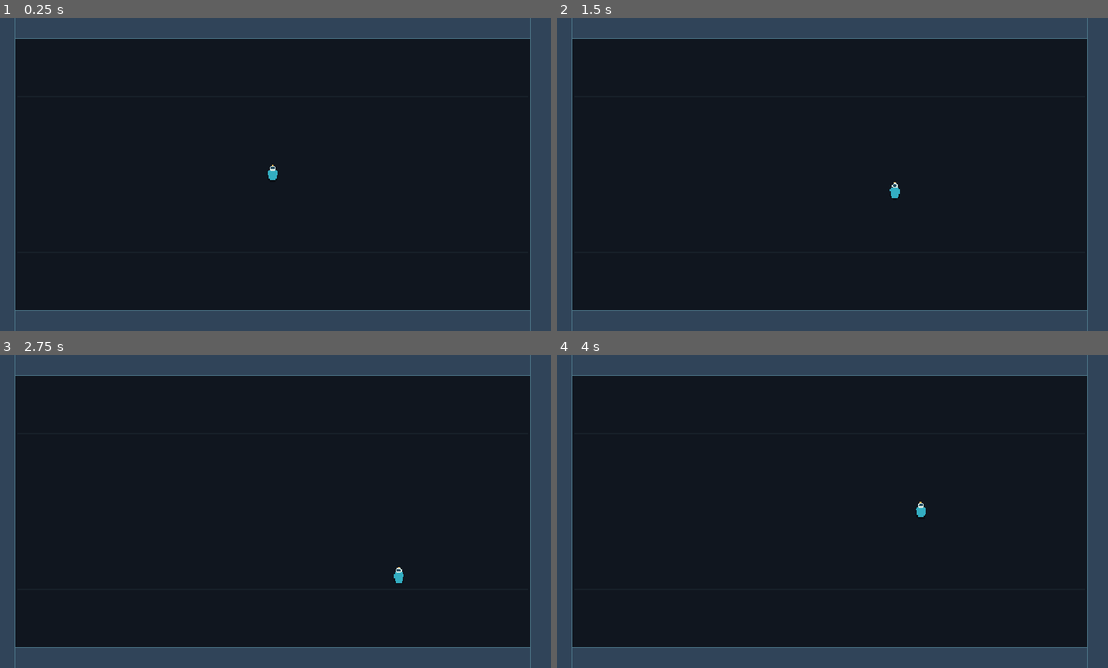
Above: before the commit, frames 1-4 (two rows, left to right).
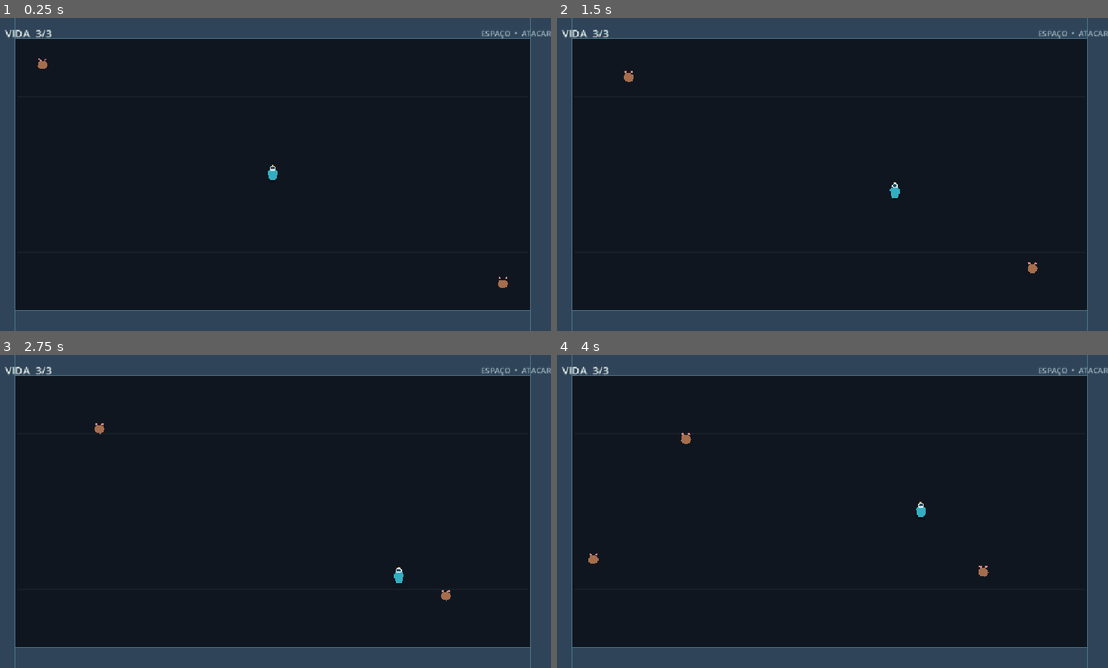
Above: after the commit, the same moments.

Repository: edubianchi9/resgate-estelar
Game: Godot game, scene res://scenes/partida.tscn
Same seed, same stepped clock (60 frames per second), same inputs: the game is played once before the commit and once after it. Before the commit the project starts from res://scenes/arena.tscn.
Inputs:
- Up to frame 1 (0.25 s): no input
- Up to frame 2 (1.5 s): tap Enter (restart, bound only after the commit) at 0.5 s; hold Right (right) 0.53-1.28 s; tap Space (attack, bound only after the commit) at 0.6, 1.35 s; hold Down (down) from 1.28 s (still down)
- Up to frame 3 (2.75 s): release Down (down) at 2.03 s; hold Right (right) from 2.03 s (still down); tap Space (attack, bound only after the commit) at 2.1 s
- Up to frame 4 (4 s): release Right (right) at 2.78 s; hold Up (up) 2.78-3.53 s; tap Space (attack, bound only after the commit) at 2.85, 3.6 s; hold Left (left) from 3.53 s (still down)

The runs differ from the first frame. In frame 1, 0.3% of the frame differs, in the area x 0-100%, y 3-87%; in frame 2, 0.3%; in frame 3, 0.3%; in frame 4, 0.4%, in the area x 0-100%, y 3-71%.

Commit message:
aula09 - vida, dano e ataque
Adiciona 3 vidas, dano por contato e invulnerabilidade temporária.
Inclui ataque com Espaço e ratos que perseguem o jogador.
Mostra a tela de derrota quando a vida chega a 0.

Ainda faltam aliados e objetivo de resgate.

Diff:
--- a/entities/jogador.tscn
+++ b/entities/jogador.tscn
@@ -1,11 +1,14 @@
-[gd_scene load_steps=3 format=3]
+[gd_scene load_steps=4 format=3]
 
 [ext_resource type="Script" path="res://scripts/jogador.gd" id="1_jogador"]
 
 [sub_resource type="CircleShape2D" id="CircleShape2D_jogador"]
 radius = 11.0
 
-[node name="Jogador" type="CharacterBody2D"]
+[sub_resource type="RectangleShape2D" id="RetanguloAtaque"]
+size = Vector2(26, 18)
+
+[node name="Jogador" type="CharacterBody2D" groups=["jogador"]]
 collision_layer = 2
 collision_mask = 1
 script = ExtResource("1_jogador")
@@ -33,3 +36,17 @@
 
 [node name="Colisao" type="CollisionShape2D" parent="."]
 shape = SubResource("CircleShape2D_jogador")
+
+[node name="Ataque" type="Area2D" parent="."]
+collision_mask = 4
+monitoring = false
+
+[node name="Alcance" type="CollisionShape2D" parent="Ataque"]
+shape = SubResource("RetanguloAtaque")
+disabled = true
+
+[node name="Efeito" type="Polygon2D" parent="Ataque"]
+visible = false
+position = Vector2(18, 0)
+color = Color(1, 0.72, 0.32, 0.8)
+polygon = PackedVector2Array(6, -9, 15, -7, 22, 0, 15, 7, 6, 9)
--- /dev/null
+++ b/entities/rato.tscn
@@ -0,0 +1,37 @@
+[gd_scene load_steps=4 format=3]
+
+[ext_resource type="Script" path="res://scripts/rato.gd" id="1_rato"]
+
+[sub_resource type="CircleShape2D" id="CorpoRato"]
+radius = 10.0
+
+[sub_resource type="CircleShape2D" id="AreaContato"]
+radius = 16.0
+
+[node name="Rato" type="CharacterBody2D" groups=["inimigos"]]
+collision_layer = 4
+collision_mask = 1
+script = ExtResource("1_rato")
+
+[node name="Corpo" type="Polygon2D" parent="."]
+color = Color(0.65, 0.43, 0.3, 1)
+polygon = PackedVector2Array(-9, -5, -5, -9, 4, -9, 9, -5, 11, 0, 8, 6, 3, 9, -5, 8, -10, 3)
+
+[node name="OrelhaEsquerda" type="Polygon2D" parent="."]
+position = Vector2(-5, -7)
+color = Color(0.82, 0.52, 0.52, 1)
+polygon = PackedVector2Array(-4, -3, -3, -7, 1, -5, 2, -2)
+
+[node name="OrelhaDireita" type="Polygon2D" parent="."]
+position = Vector2(5, -7)
+color = Color(0.82, 0.52, 0.52, 1)
+polygon = PackedVector2Array(-2, -2, -1, -5, 3, -7, 4, -3)
+
+[node name="Colisao" type="CollisionShape2D" parent="."]
+shape = SubResource("CorpoRato")
+
+[node name="Deteccao" type="Area2D" parent="."]
+collision_mask = 2
+
+[node name="Alcance" type="CollisionShape2D" parent="Deteccao"]
+shape = SubResource("AreaContato")
--- a/project.godot
+++ b/project.godot
@@ -1,12 +1,12 @@
 ; Engine configuration file.
-; Resgate Estelar — Aula 08: arena e movimento em quatro direções.
+; Resgate Estelar — Aula 09: vida, dano e ataque.
 
 config_version=5
 
 [application]
 
 config/name="Resgate Estelar"
-run/main_scene="res://scenes/arena.tscn"
+run/main_scene="res://scenes/partida.tscn"
 config/features=PackedStringArray("4.7", "GL Compatibility")
 
 [display]
@@ -21,19 +21,37 @@
 
 left={
 "deadzone": 0.2,
-"events": Array[InputEvent]([Object(InputEventKey,"physical_keycode":4194319), Object(InputEventKey,"physical_keycode":65)])
+"events": Array[InputEvent]([Object(InputEventKey,"resource_local_to_scene":false,"resource_name":"","device":16,"window_id":0,"alt_pressed":false,"shift_pressed":false,"ctrl_pressed":false,"meta_pressed":false,"pressed":false,"keycode":0,"physical_keycode":4194319,"key_label":0,"unicode":0,"location":0,"echo":false,"script":null)
+, Object(InputEventKey,"resource_local_to_scene":false,"resource_name":"","device":16,"window_id":0,"alt_pressed":false,"shift_pressed":false,"ctrl_pressed":false,"meta_pressed":false,"pressed":false,"keycode":0,"physical_keycode":65,"key_label":0,"unicode":0,"location":0,"echo":false,"script":null)
+])
 }
 right={
 "deadzone": 0.2,
-"events": Array[InputEvent]([Object(InputEventKey,"physical_keycode":4194321), Object(InputEventKey,"physical_keycode":68)])
+"events": Array[InputEvent]([Object(InputEventKey,"resource_local_to_scene":false,"resource_name":"","device":16,"window_id":0,"alt_pressed":false,"shift_pressed":false,"ctrl_pressed":false,"meta_pressed":false,"pressed":false,"keycode":0,"physical_keycode":4194321,"key_label":0,"unicode":0,"location":0,"echo":false,"script":null)
+, Object(InputEventKey,"resource_local_to_scene":false,"resource_name":"","device":16,"window_id":0,"alt_pressed":false,"shift_pressed":false,"ctrl_pressed":false,"meta_pressed":false,"pressed":false,"keycode":0,"physical_keycode":68,"key_label":0,"unicode":0,"location":0,"echo":false,"script":null)
+])
 }
 up={
 "deadzone": 0.2,
-"events": Array[InputEvent]([Object(InputEventKey,"physical_keycode":4194320), Object(InputEventKey,"physical_keycode":87)])
+"events": Array[InputEvent]([Object(InputEventKey,"resource_local_to_scene":false,"resource_name":"","device":16,"window_id":0,"alt_pressed":false,"shift_pressed":false,"ctrl_pressed":false,"meta_pressed":false,"pressed":false,"keycode":0,"physical_keycode":4194320,"key_label":0,"unicode":0,"location":0,"echo":false,"script":null)
+, Object(InputEventKey,"resource_local_to_scene":false,"resource_name":"","device":16,"window_id":0,"alt_pressed":false,"shift_pressed":false,"ctrl_pressed":false,"meta_pressed":false,"pressed":false,"keycode":0,"physical_keycode":87,"key_label":0,"unicode":0,"location":0,"echo":false,"script":null)
+])
 }
 down={
 "deadzone": 0.2,
-"events": Array[InputEvent]([Object(InputEventKey,"physical_keycode":4194322), Object(InputEventKey,"physical_keycode":83)])
+"events": Array[InputEvent]([Object(InputEventKey,"resource_local_to_scene":false,"resource_name":"","device":16,"window_id":0,"alt_pressed":false,"shift_pressed":false,"ctrl_pressed":false,"meta_pressed":false,"pressed":false,"keycode":0,"physical_keycode":4194322,"key_label":0,"unicode":0,"location":0,"echo":false,"script":null)
+, Object(InputEventKey,"resource_local_to_scene":false,"resource_name":"","device":16,"window_id":0,"alt_pressed":false,"shift_pressed":false,"ctrl_pressed":false,"meta_pressed":false,"pressed":false,"keycode":0,"physical_keycode":83,"key_label":0,"unicode":0,"location":0,"echo":false,"script":null)
+])
+}
+attack={
+"deadzone": 0.2,
+"events": Array[InputEvent]([Object(InputEventKey,"resource_local_to_scene":false,"resource_name":"","device":16,"window_id":0,"alt_pressed":false,"shift_pressed":false,"ctrl_pressed":false,"meta_pressed":false,"pressed":false,"keycode":0,"physical_keycode":32,"key_label":0,"unicode":0,"location":0,"echo":false,"script":null)
+])
+}
+restart={
+"deadzone": 0.2,
+"events": Array[InputEvent]([Object(InputEventKey,"resource_local_to_scene":false,"resource_name":"","device":16,"window_id":0,"alt_pressed":false,"shift_pressed":false,"ctrl_pressed":false,"meta_pressed":false,"pressed":false,"keycode":0,"physical_keycode":4194309,"key_label":0,"unicode":0,"location":0,"echo":false,"script":null)
+])
 }
 
 [rendering]
--- a/scenes/arena.tscn
+++ b/scenes/arena.tscn
@@ -105,3 +105,5 @@
 
 [node name="Colisao" type="CollisionShape2D" parent="Paredes/Direita"]
 shape = SubResource("ParedeVertical")
+
+[node name="Entidades" type="Node2D" parent="."]
--- /dev/null
+++ b/scenes/partida.tscn
@@ -0,0 +1,53 @@
+[gd_scene load_steps=3 format=3]
+
+[ext_resource type="PackedScene" path="res://scenes/arena.tscn" id="1_arena"]
+[ext_resource type="Script" path="res://scripts/partida.gd" id="2_partida"]
+
+[node name="Partida" type="Node2D"]
+script = ExtResource("2_partida")
+
+[node name="Arena" parent="." instance=ExtResource("1_arena")]
+
+[node name="HUD" type="CanvasLayer" parent="."]
+
+[node name="Vida" type="Label" parent="HUD"]
+offset_left = 22.0
+offset_top = 16.0
+offset_right = 250.0
+offset_bottom = 50.0
+theme_override_colors/font_color = Color(0.9, 0.94, 0.92, 1)
+theme_override_font_sizes/font_size = 22
+text = "VIDA  3/3"
+
+[node name="Ajuda" type="Label" parent="HUD"]
+anchors_preset = 1
+anchor_left = 1.0
+anchor_right = 1.0
+offset_left = -276.0
+offset_top = 20.0
+offset_bottom = 46.0
+grow_horizontal = 0
+theme_override_colors/font_color = Color(0.62, 0.72, 0.76, 1)
+theme_override_font_sizes/font_size = 16
+text = "ESPAÇO  •  ATACAR"
+horizontal_alignment = 2
+
+[node name="Fim" type="Label" parent="HUD"]
+visible = false
+anchors_preset = 8
+anchor_left = 0.5
+anchor_top = 0.5
+anchor_right = 0.5
+anchor_bottom = 0.5
+offset_left = -220.0
+offset_top = -54.0
+offset_right = 220.0
+offset_bottom = 54.0
+theme_override_colors/font_color = Color(1, 0.72, 0.32, 1)
+theme_override_font_sizes/font_size = 38
+text = "DERROTA\nEnter para reiniciar"
+horizontal_alignment = 1
+vertical_alignment = 1
+
+[node name="GeradorRatos" type="Timer" parent="."]
+wait_time = 3.5
--- a/scripts/jogador.gd
+++ b/scripts/jogador.gd
@@ -1,11 +1,89 @@
 extends CharacterBody2D
+class_name Jogador
+
+signal vidas_alteradas(vidas: int, maximo: int)
+signal derrotado
 
 ## Velocidade inicial do personagem, em pixels por segundo.
 @export var velocidade: float = 180.0
+@export var vidas_maximas: int = 3
+@export var intervalo_ataque: float = 0.55
+@export var duracao_ataque: float = 0.12
+@export var tempo_invulneravel: float = 0.8
+
+var vidas: int
+var direcao_olhando: Vector2 = Vector2.UP
+var _recarga_ataque: float = 0.0
+var _duracao_ataque_restante: float = 0.0
+var _invulnerabilidade_restante: float = 0.0
+var _ataque_ativo: bool = false
+
+@onready var area_ataque: Area2D = $Ataque
+@onready var alcance_ataque: CollisionShape2D = $Ataque/Alcance
+@onready var efeito_ataque: Polygon2D = $Ataque/Efeito
 
 
-func _physics_process(_delta: float) -> void:
+func _ready() -> void:
+	vidas = vidas_maximas
+	vidas_alteradas.emit(vidas, vidas_maximas)
+
+
+func _physics_process(delta: float) -> void:
 	# Input.get_vector limita a magnitude a 1, então a diagonal não fica mais rápida.
 	var direcao := Input.get_vector("left", "right", "up", "down")
+	if direcao != Vector2.ZERO:
+		if absf(direcao.x) > absf(direcao.y):
+			direcao_olhando = Vector2.RIGHT if direcao.x > 0.0 else Vector2.LEFT
+		else:
+			direcao_olhando = Vector2.DOWN if direcao.y > 0.0 else Vector2.UP
+
 	velocity = direcao * velocidade
 	move_and_slide()
+
+	_recarga_ataque = maxf(_recarga_ataque - delta, 0.0)
+	_invulnerabilidade_restante = maxf(_invulnerabilidade_restante - delta, 0.0)
+	if Input.is_action_just_pressed("attack") and _recarga_ataque == 0.0:
+		_iniciar_ataque()
+	if _ataque_ativo:
+		_processar_ataque(delta)
+
+
+func receber_dano(quantidade: int = 1) -> void:
+	if _invulnerabilidade_restante > 0.0 or vidas <= 0:
+		return
+	vidas = maxi(vidas - quantidade, 0)
+	vidas_alteradas.emit(vidas, vidas_maximas)
+	if vidas == 0:
+		derrotado.emit()
+		return
+	_invulnerabilidade_restante = tempo_invulneravel
+
+
+func _iniciar_ataque() -> void:
+	_recarga_ataque = intervalo_ataque
+	_duracao_ataque_restante = duracao_ataque
+	_ataque_ativo = true
+	area_ataque.position = direcao_olhando * 20.0
+	area_ataque.rotation = direcao_olhando.angle()
+	alcance_ataque.set_deferred("disabled", false)
+	area_ataque.set_deferred("monitoring", true)
+	efeito_ataque.visible = true
+
+
+func _processar_ataque(delta: float) -> void:
+	for corpo in area_ataque.get_overlapping_bodies():
+		if corpo.is_in_group("inimigos") and corpo.has_method("receber_golpe"):
+			corpo.receber_golpe()
+			_finalizar_ataque()
+			return
+
+	_duracao_ataque_restante -= delta
+	if _duracao_ataque_restante <= 0.0:
+		_finalizar_ataque()
+
+
+func _finalizar_ataque() -> void:
+	_ataque_ativo = false
+	area_ataque.set_deferred("monitoring", false)
+	alcance_ataque.set_deferred("disabled", true)
+	efeito_ataque.visible = false
--- /dev/null
+++ b/scripts/partida.gd
@@ -0,0 +1,71 @@
+extends Node2D
+
+@export var cena_rato: PackedScene = preload("res://entities/rato.tscn")
+@export var limite_ratos: int = 4
+
+var _encerrada: bool = false
+var _gerador_aleatorio := RandomNumberGenerator.new()
+
+@onready var jogador: Jogador = $Arena/Jogador
+@onready var vida: Label = $HUD/Vida
+@onready var mensagem_fim: Label = $HUD/Fim
+@onready var gerador_ratos: Timer = $GeradorRatos
+
+
+func _ready() -> void:
+	_gerador_aleatorio.randomize()
+	jogador.vidas_alteradas.connect(_atualizar_vida)
+	jogador.derrotado.connect(_encerrar_por_vida)
+	gerador_ratos.timeout.connect(_gerar_rato)
+	_atualizar_vida(jogador.vidas, jogador.vidas_maximas)
+	_gerar_rato(Vector2(88, 92))
+	_gerar_rato(Vector2(1064, 556))
+	gerador_ratos.start()
+
+
+func _unhandled_input(event: InputEvent) -> void:
+	if _encerrada and event.is_action_pressed("restart"):
+		get_tree().reload_current_scene()
+
+
+func _atualizar_vida(vidas: int, maximo: int) -> void:
+	vida.text = "VIDA  %d/%d" % [vidas, maximo]
+
+
+func _encerrar_por_vida() -> void:
+	_encerrar("DERROTA\nA equipe ficou sem vida.\nEnter para reiniciar")
+
+
+func _encerrar(mensagem: String) -> void:
+	if _encerrada:
+		return
+	_encerrada = true
+	gerador_ratos.stop()
+	jogador.set_physics_process(false)
+	for rato in get_tree().get_nodes_in_group("inimigos"):
+		rato.set_physics_process(false)
+	mensagem_fim.text = mensagem
+	mensagem_fim.visible = true
+
+
+func _gerar_rato(posicao: Vector2 = Vector2(-1, -1)) -> void:
+	if _encerrada or get_tree().get_nodes_in_group("inimigos").size() >= limite_ratos:
+		return
+	if posicao.x < 0.0:
+		posicao = _sortear_borda()
+	var rato := cena_rato.instantiate() as Rato
+	rato.alvo = jogador
+	$Arena/Entidades.add_child(rato)
+	rato.position = posicao
+
+
+func _sortear_borda() -> Vector2:
+	match _gerador_aleatorio.randi_range(0, 3):
+		0:
+			return Vector2(62, _gerador_aleatorio.randf_range(64, 584))
+		1:
+			return Vector2(1090, _gerador_aleatorio.randf_range(64, 584))
+		2:
+			return Vector2(_gerador_aleatorio.randf_range(64, 1088), 62)
+		_:
+			return Vector2(_gerador_aleatorio.randf_range(64, 1088), 586)
--- /dev/null
+++ b/scripts/rato.gd
@@ -0,0 +1,34 @@
+extends CharacterBody2D
+class_name Rato
+
+@export var velocidade: float = 52.0
+@export var intervalo_dano: float = 0.85
+
+var alvo: Node2D
+var _recarga_dano: float = 0.0
+
+@onready var area_deteccao: Area2D = $Deteccao
+
+
+func _physics_process(delta: float) -> void:
+	_recarga_dano = maxf(_recarga_dano - delta, 0.0)
+	if is_instance_valid(alvo):
+		var distancia := global_position.distance_to(alvo.global_position)
+		if distancia > 12.0:
+			velocity = global_position.direction_to(alvo.global_position) * velocidade
+		else:
+			velocity = Vector2.ZERO
+		move_and_slide()
+	_processar_contato()
+
+
+func receber_golpe() -> void:
+	queue_free()
+
+
+func _processar_contato() -> void:
+	for corpo in area_deteccao.get_overlapping_bodies():
+		if corpo.is_in_group("jogador") and _recarga_dano == 0.0:
+			if corpo.has_method("receber_dano"):
+				corpo.receber_dano()
+			_recarga_dano = intervalo_dano
Not shown, added: screenshots/aula-08.png.import
Binary file added: screenshots/aula-09-checkpoint-1.jpg
Not shown, added: screenshots/aula-09-checkpoint-1.jpg.import
Not shown, added: scripts/partida.gd.uid
Not shown, added: scripts/rato.gd.uid
Not shown, changed: DEVLOG.md
Not shown, changed: README.md
